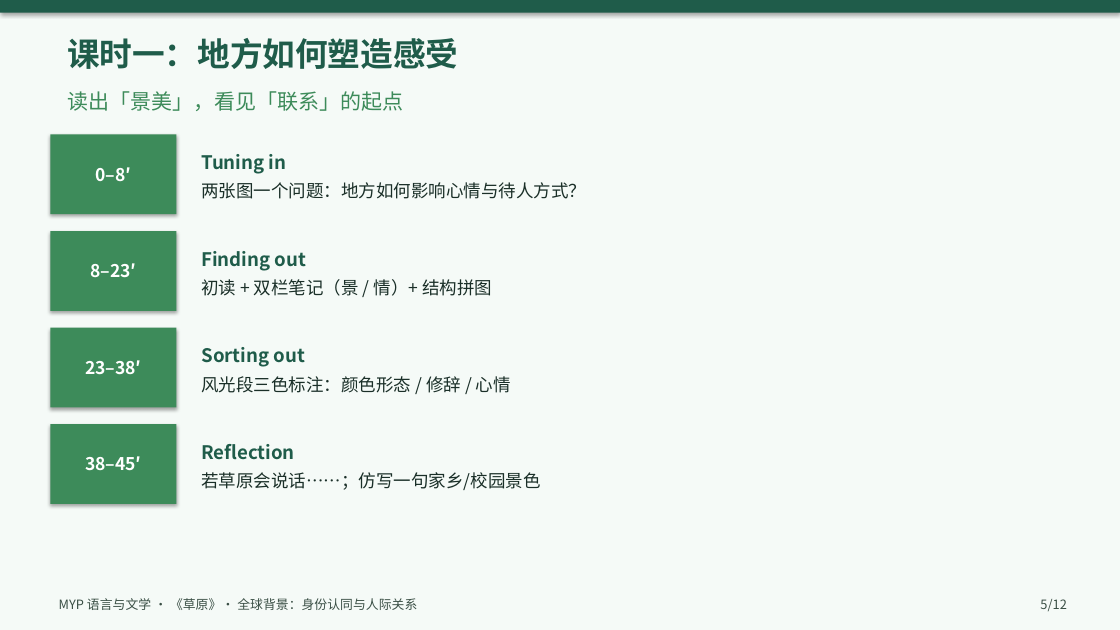
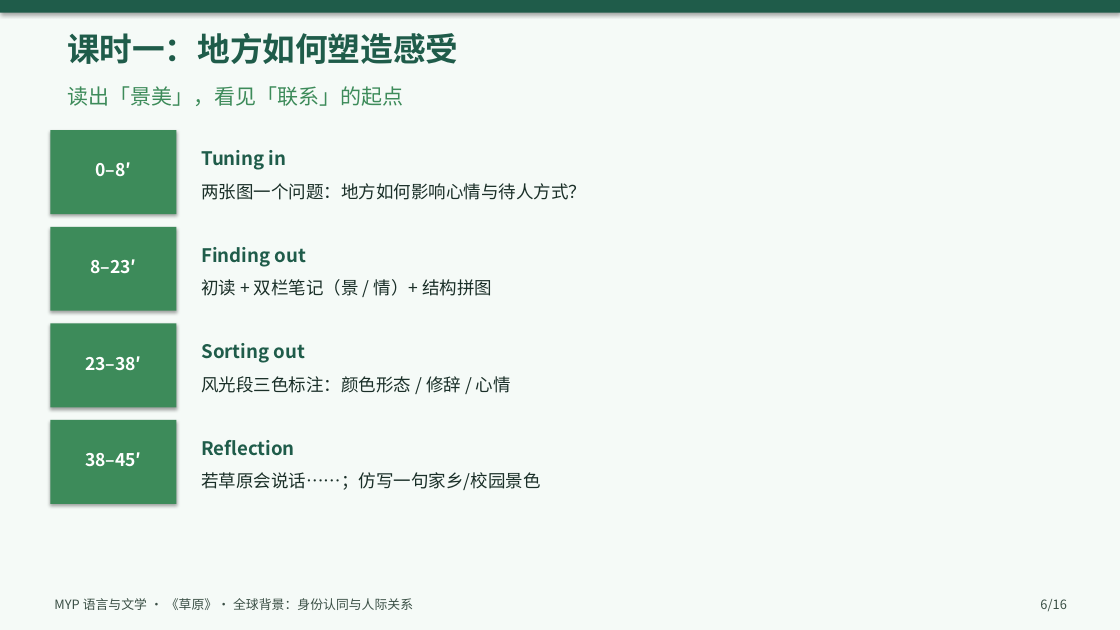
Before and after one commit to cuijinqueen-cyber/IBDP-Chinese-A, a slide deck: slide 6 of ppt/草原_MYP教案课件.pptx (slide 5 before the commit). Drawn at 1120x630 pixels with LibreOffice and Linux fonts; fonts in the diff are those of the drawing. Boxes give left, top, right and bottom in pixels: in the first picture for what was removed or moved away, otherwise in the second. Text is boxed around its words. In the diff, an @@ line names an element or a change of style, - is before the commit and + after.

```diff
--- a/ppt/草原_MYP教案课件.pptx
+++ b/ppt/草原_MYP教案课件.pptx
@@ rectangle: place and size @@
-rectangle at bbox=[50, 134, 176, 214]
+rectangle at bbox=[50, 130, 176, 214]
@@ rectangle: place and size @@
-rectangle at bbox=[50, 231, 176, 311]
+rectangle at bbox=[50, 227, 176, 311]
@@ rectangle: place and size @@
-rectangle at bbox=[50, 328, 176, 408]
+rectangle at bbox=[50, 323, 176, 408]
@@ rectangle: place and size @@
-rectangle at bbox=[50, 424, 176, 504]
+rectangle at bbox=[50, 420, 176, 504]
@@ 10 texts: place and size @@
-10 texts at bbox=[67, 38, 459, 470]
+10 texts at bbox=[67, 33, 459, 466]
@@ text "MYP 语言与文学 · 《草原》· 全球背景：身份认同与人际关系": place and size @@
-text "MYP 语言与文学 · 《草原》· 全球背景：身份认同与人际关系" at bbox=[59, 598, 417, 610]
+text "MYP 语言与文学 · 《草原》· 全球背景：身份认同与人际关系" at bbox=[54, 598, 413, 610]
@@ text at bbox=[1040, 599, 1066, 611]: text changed @@
-5/12
+6/16
```
Also in this commit, not shown: 11 other slides changed, 4 slides added, 2 other files.
